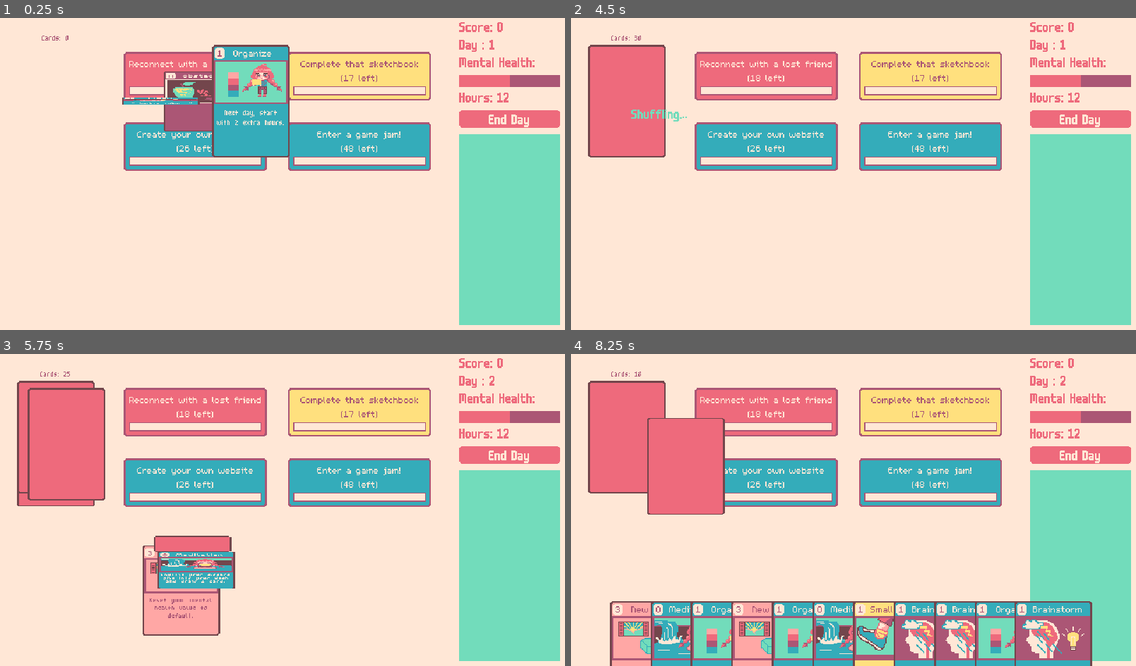
Above: before the commit, frames 1-4 (two rows, left to right).
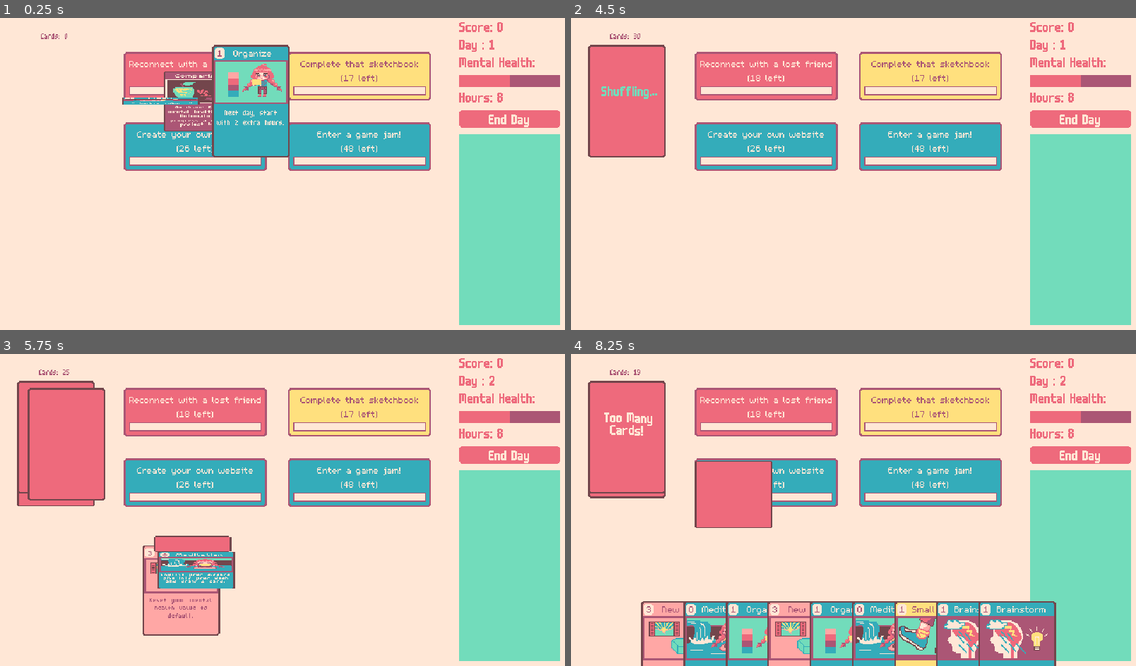
Above: after the commit, the same moments.

Repository: robert-brosh23/DeckbuilderGame
Game: Godot game, scene res://main.tscn
Two runs of this game, one before a commit and one after it. Both use one fixed random seed, a clock stepped at 60 frames per second and the inputs below.
Inputs (mouse positions are in pixels of both pictures, inside the frame that each line leads up to):
- Up to frame 1 (0.25 s): no input
- Up to frame 2 (4.5 s): click "End Day" at 0.5 s; click "End Day" at 1.25 s; click "End Day" at 2 s; move the mouse to (977, 155) at 2.77 s; click (977, 155) at 2.85 s; tap Q (draw_card) at 3.05, 3.6 s; move the mouse to (740, 186) at 3.52 s; click (740, 186) at 3.8 s; tap Enter at 4.25 s; move the mouse to (910, 102) at 4.27 s; click (910, 102) at 4.35 s
- Up to frame 3 (5.75 s): tap Q (draw_card) at 4.55 s; move the mouse to (254, 572) at 5.02 s; tap E (discard_card_from_deck) at 5.1 s; click (254, 572) at 5.3 s
- Up to frame 4 (8.25 s): move the mouse to (1023, 553) at 5.77 s; tap Q (draw_card) at 5.85, 7.55, 8.1 s; move the mouse to (684, 460) at 6.52 s; tap W (re_shuffle_deck) at 6.6 s; click (684, 460) at 6.8 s; move the mouse to (881, 506) at 7.27 s; click (881, 506) at 7.35 s; move the mouse to (768, 428) at 8.02 s

The runs differ from the first frame. In frame 1, 0.2% of the frame differs, in the area x 7-90%, y 4-35%; in frame 2, 0.4%; in frame 3, less than 0.1%; in frame 4, 18%, in the area x 3-93%, y 4-100%.

Commit message:
added draw effects, comparison, hand size

Diff:
--- a/card/card.gd
+++ b/card/card.gd
@@ -32,6 +32,7 @@
 var selected_font = FontFile
 var state: states = states.NOT_IN_HAND
 var promise_queue: PromiseQueue
+var projects_manager: ProjectsManager
 
 enum states {READY, NOT_IN_HAND, HOVERING, DRAGGING, PLAYING, RETURNING, PREVIEW_PICKING}
 
@@ -43,6 +44,7 @@
 
 func _ready() -> void:
 	game_manager = get_tree().get_first_node_in_group("game_manager")
+	projects_manager = get_tree().get_first_node_in_group("projects_manager")
 	animation_player.speed_scale = 1.0 / Globals.animation_speed_scale
 	apply_card_visual_faceup()
 	_set_card_data()
@@ -66,6 +68,10 @@
 
 ## Execute the card's specific played effect.
 func play_card_effect(target: Project) -> void:
+	var effect := card_data.effect_map[card_data.card_effect]
+	if effect == CardData.NO_EFFECT:
+		return
+
 	promise_queue.paused = true
 	if target == null:
 		await call(card_data.effect_map[card_data.card_effect])
@@ -73,6 +79,15 @@
 		await call(card_data.effect_map[card_data.card_effect], target)
 	promise_queue.paused = false
 
+func draw_card_effect() -> void:
+	var effect := card_data.draw_effect_map[card_data.card_effect]
+	if effect == CardData.NO_EFFECT:
+		return
+
+	promise_queue.paused = true
+	await call(card_data.draw_effect_map[card_data.card_effect])
+	promise_queue.paused = false
+
 func hover_card() -> void:
 	state = states.HOVERING
 	movement_tween_manager.tween_to_pos(self, Vector2(position.x, DEFAULT_POS_Y - SELECTED_CARD_Y_OFFSET), .1)
@@ -103,9 +118,6 @@
 func apply_card_visual_faceup() -> void:
 	if card_data == null:
 		return
-
-	if card_data.card_type == CardData.CARD_TYPE.SPIRIT:
-		pass
 
 	match card_data.card_type:
 		CardData.CARD_TYPE.TECH:
@@ -130,6 +142,14 @@
 	texture_label.texture = card_data.card_png
 	description_label.text = card_data.card_description
 	cost_label.text = str(card_data.card_cost)
+
+	if card_data.get_target_type() == CardData.target_type.UNPLAYABLE:
+		cost_panel_margin_container.visible = false
+	else:
+		cost_panel_margin_container.visible = true
+
+	description_label.add_theme_constant_override("line_spacing", card_data.desc_line_spacing)
+
 	_apply_spacer_container_margin()
 
 ## TECH CARD TYPE
@@ -242,3 +262,9 @@
 
 func _execute_small_step(target: Project):
 	target.add_step_and_progress()
+
+
+# DRAW EFFECTS
+func _draw_effect_comparison():
+	game_manager.mental_health -= 2
+	projects_manager.projects[randi() % projects_manager.projects.size()].progress(3)
--- a/card/card.tscn
+++ b/card/card.tscn
@@ -18,6 +18,7 @@
 card_type = 0
 card_effect = 0
 title_font = 1
+desc_line_spacing = -2
 card_title_offset = 8
 metadata/_custom_type_script = "uid://bevi4n8n1jvud"
 
--- a/card/card_data/card_data.gd
+++ b/card/card_data/card_data.gd
@@ -1,5 +1,7 @@
 class_name CardData
 extends Resource
+
+const NO_EFFECT := "NO_EFFECT"
 
 @export var card_name: String
 
@@ -15,6 +17,8 @@
 
 @export var title_font: CARD_FONT = CARD_FONT.FIVE_BY_SEVEN
 
+@export var desc_line_spacing := -2
+
 ## If the card title is too long, and overlapping the cost panel, increase this offset to move it off center.
 @export_range(0, 12) var card_title_offset := 0
 
@@ -24,7 +28,18 @@
 	CARD_EFFECT.ORGANIZE: "_execute_organize",
 	CARD_EFFECT.BRAIN_BLAST: "_execute_brain_blast",
 	CARD_EFFECT.CLEAN: "_execute_clean",
-	CARD_EFFECT.SMALL_STEP: "_execute_small_step"
+	CARD_EFFECT.SMALL_STEP: "_execute_small_step",
+	CARD_EFFECT.COMPARISON: NO_EFFECT
+}
+
+var draw_effect_map: Dictionary[CARD_EFFECT, String] = {
+	CARD_EFFECT.NEW_DAY: NO_EFFECT,
+	CARD_EFFECT.MEDITATION: NO_EFFECT,
+	CARD_EFFECT.ORGANIZE: NO_EFFECT,
+	CARD_EFFECT.BRAIN_BLAST: NO_EFFECT,
+	CARD_EFFECT.CLEAN: NO_EFFECT,
+	CARD_EFFECT.SMALL_STEP: NO_EFFECT,
+	CARD_EFFECT.COMPARISON: "_draw_effect_comparison"
 }
 
 var target_type_map: Dictionary[CARD_EFFECT, target_type] = {
@@ -33,7 +48,8 @@
 	CARD_EFFECT.ORGANIZE: target_type.ALL,
 	CARD_EFFECT.BRAIN_BLAST: target_type.ALL,
 	CARD_EFFECT.CLEAN: target_type.ALL,
-	CARD_EFFECT.SMALL_STEP: target_type.SINGLE
+	CARD_EFFECT.SMALL_STEP: target_type.SINGLE,
+	CARD_EFFECT.COMPARISON: target_type.UNPLAYABLE
 }
 
 var target_conditions_map: Dictionary[CARD_EFFECT, Array] = {
@@ -52,19 +68,26 @@
 	FIVE_BY_SEVEN
 }
 
+enum draw_effect {
+	NO_EFFECT,
+	COMPARISON
+}
+
 enum CARD_EFFECT {
 	NEW_DAY,
 	MEDITATION,
 	ORGANIZE,
 	BRAIN_BLAST,
 	CLEAN,
-	SMALL_STEP
+	SMALL_STEP,
+	COMPARISON
 }
 
 enum target_type {
 	SINGLE,
 	MULTI,
-	ALL
+	ALL,
+	UNPLAYABLE
 }
 
 func _project_not_creativity(project: Project):
--- /dev/null
+++ b/card/card_data/cards/obstacle/comparison.tres
@@ -0,0 +1,17 @@
+[gd_resource type="Resource" script_class="CardData" load_steps=3 format=3 uid="uid://ba5stqt0xy1qd"]
+
+[ext_resource type="Script" uid="uid://bevi4n8n1jvud" path="res://card/card_data/card_data.gd" id="1_4woh3"]
+[ext_resource type="Texture2D" uid="uid://757rgbcodfs" path="res://sprites/comparison.png" id="1_l0r8a"]
+
+[resource]
+script = ExtResource("1_4woh3")
+card_name = "Comparison"
+card_cost = -1
+card_png = ExtResource("1_l0r8a")
+card_description = "On draw: Reduce mental health by 2. Automatically progress a random project by 3"
+card_type = 3
+card_effect = 6
+title_font = 1
+desc_line_spacing = -4
+card_title_offset = 6
+metadata/_custom_type_script = "uid://bevi4n8n1jvud"
--- a/cards_controller/cards_controller.gd
+++ b/cards_controller/cards_controller.gd
@@ -65,10 +65,10 @@
 
 func _shuffle_deck() -> void:
 	await get_tree().create_timer(0.5).timeout
-	deck.shuffling_text.visible = true
+	deck.shuffling_label.visible = true
 	deck.shuffle_deck()
 	await get_tree().create_timer(1.0).timeout
-	deck.shuffling_text.visible = false
+	deck.shuffling_label.visible = false
 
 
 # HAND FUNCTIONS
--- a/deck/deck.gd
+++ b/deck/deck.gd
@@ -4,14 +4,15 @@
 const CARD_MOVEMENT_DURATION := 1.0
 
 @export var card_amount_label: Label
-@export var shuffling_text: RichTextLabel
+@export var shuffling_label: RichTextLabel
+@export var too_many_label: RichTextLabel
 
 var promise_queue: PromiseQueue
+var too_many_label_timer: SceneTreeTimer
 
 func _ready() -> void:
-	shuffling_text.visible = false
-	card_amount_label.global_position = global_position + Vector2(-44, -80)
-	shuffling_text.global_position = global_position
+	shuffling_label.visible = false
+	too_many_label.visible = false
 
 	_update_card_number_text()
 
@@ -37,6 +38,7 @@
 	_update_card_number_text()
 	_update_top_card_z_index()
 
+	card.draw_card_effect()
 	return card
 
 func shuffle_deck() -> void:
@@ -47,6 +49,13 @@
 		CardsCollection.cards_in_deck[j] = temp
 	_update_top_card_z_index()
 
+func show_too_many_label() -> void:
+	if !too_many_label_timer || too_many_label_timer.time_left == 0:
+		too_many_label_timer = get_tree().create_timer(1.0)
+		too_many_label.visible = true
+		too_many_label_timer.timeout.connect(func(): too_many_label.visible = false)
+	too_many_label_timer.time_left = 1.0
+
 func _update_card_number_text() -> void:
 	card_amount_label.text = "Cards: " + str(CardsCollection.cards_in_deck.size())
 
--- a/deck/deck.tscn
+++ b/deck/deck.tscn
@@ -4,32 +4,67 @@
 [ext_resource type="FontFile" uid="uid://c6lfcmqrq1huc" path="res://fonts/m3x6.ttf" id="2_rqbxk"]
 [ext_resource type="FontFile" uid="uid://b5jqc46nd8338" path="res://fonts/m6x11.ttf" id="3_pihgb"]
 
-[node name="Deck" type="Control" node_paths=PackedStringArray("card_amount_label", "shuffling_text") groups=["deck"]]
+[node name="Deck" type="Control" node_paths=PackedStringArray("card_amount_label", "shuffling_label", "too_many_label") groups=["deck"]]
+z_index = 1
 layout_mode = 3
 anchors_preset = 0
 script = ExtResource("1_rqbxk")
-card_amount_label = NodePath("CanvasLayer/CardAmountLabel")
-shuffling_text = NodePath("CanvasLayer/ShufflingText")
+card_amount_label = NodePath("CardAmountLabel")
+shuffling_label = NodePath("ShufflingText")
+too_many_label = NodePath("TooManyText")
 
-[node name="CanvasLayer" type="CanvasLayer" parent="."]
-
-[node name="CardAmountLabel" type="Label" parent="CanvasLayer"]
+[node name="CardAmountLabel" type="Label" parent="."]
 z_index = 2
-offset_right = 88.0
-offset_bottom = 15.0
+layout_mode = 1
+offset_left = -45.0
+offset_top = -82.0
+offset_right = 43.0
+offset_bottom = -67.0
 pivot_offset = Vector2(43, 0)
 theme_override_colors/font_color = Color(0.670588, 0.337255, 0.458824, 1)
 theme_override_fonts/font = ExtResource("2_rqbxk")
 text = "Cards"
 horizontal_alignment = 1
 
-[node name="ShufflingText" type="RichTextLabel" parent="CanvasLayer"]
+[node name="ShufflingText" type="RichTextLabel" parent="."]
 z_index = 5
-offset_right = 78.0
-offset_bottom = 29.0
+layout_mode = 1
+anchors_preset = 8
+anchor_left = 0.5
+anchor_top = 0.5
+anchor_right = 0.5
+anchor_bottom = 0.5
+offset_left = -34.0
+offset_top = -26.0
+offset_right = 44.0
+offset_bottom = 3.0
+grow_horizontal = 2
+grow_vertical = 2
 theme_override_colors/default_color = Color(0.447059, 0.862745, 0.733333, 1)
 theme_override_fonts/normal_font = ExtResource("3_pihgb")
 theme_override_font_sizes/normal_font_size = 16
 bbcode_enabled = true
 text = "[wave amp=20 freq 2] Shuffling... [/wave]"
 vertical_alignment = 1
+
+[node name="TooManyText" type="RichTextLabel" parent="."]
+z_index = 5
+layout_mode = 1
+anchors_preset = 8
+anchor_left = 0.5
+anchor_top = 0.5
+anchor_right = 0.5
+anchor_bottom = 0.5
+offset_left = -39.0
+offset_top = -33.0
+offset_right = 39.0
+offset_bottom = 3.0
+grow_horizontal = 2
+grow_vertical = 2
+theme_override_colors/default_color = Color(1, 0.905882, 0.839216, 1)
+theme_override_fonts/normal_font = ExtResource("3_pihgb")
+theme_override_font_sizes/normal_font_size = 16
+bbcode_enabled = true
+text = "[wave amp=20 freq 2] Too Many Cards![/wave]"
+horizontal_alignment = 1
+vertical_alignment = 1
--- a/game_manager/game_manager.gd
+++ b/game_manager/game_manager.gd
@@ -1,7 +1,7 @@
 # class_name GameManager
 extends Control
 
-const STARTING_HOURS := 12
+const STARTING_HOURS := 8
 
 @export var card_data_debug: Array[CardData]
 
@@ -41,4 +41,4 @@
 	hours = STARTING_HOURS
 	SignalBus.new_day_started.emit()
 	receiving_input = true
-	CardsController.enqueue_draw_multiple_cards(7)
+	CardsController.enqueue_draw_multiple_cards(5)
--- a/hand/hand.gd
+++ b/hand/hand.gd
@@ -5,6 +5,7 @@
 const DEFAULT_Y = 350
 const DEFAULT_CARD_SEPARATION = 150
 const HAND_BASE_Z_INDEX = 200
+const MAX_HAND_SIZE = 10
 
 @export var selecting_cards_container : PanelContainer
 @export var selecting_cards_label : Label
@@ -20,6 +21,7 @@
 var selected_cards : Array[Card] = []
 var max_selected: int
 var selection_conditions : Array[Callable]
+var deck: Deck
 
 enum states {READY, DRAGGING, SELECTING}
 
@@ -28,12 +30,19 @@
 	selecting_cards_container.visible = false
 	confirm_button.focus_mode = FOCUS_NONE
 	_update_hand()
+	deck = get_tree().get_first_node_in_group("deck")
 
 func _process(_delta: float) -> void:
 	_handle_input()
 
 func add_card(card: Card) -> void:
 	CardsCollection.cards_in_hand.append(card)
+	if CardsCollection.cards_in_hand.size() >= MAX_HAND_SIZE + 1:
+		print("Too many cards")
+		CardsController._discard_card_from_hand(card)
+		deck.show_too_many_label()
+		return
+
 	card.flip_card_up()
 	card.state = Card.states.READY
 	if not card.panel.mouse_exited.is_connected(_stop_hover_card):
@@ -135,6 +144,8 @@
 
 
 func _show_target_area(card: Card) -> void:
+	if card.card_data.get_target_type() == card.card_data.target_type.UNPLAYABLE:
+		return
 	var target_type := card.card_data.get_target_type()
 	if target_type == card.card_data.target_type.ALL:
 		projects_manager.enable_full_area_target()
--- a/main.tscn
+++ b/main.tscn
@@ -11,9 +11,9 @@
 [ext_resource type="Resource" uid="uid://c0wb7tjaoet3m" path="res://card/card_data/cards/wisdom/new_day.tres" id="8_5vw27"]
 [ext_resource type="Resource" uid="uid://dubw1i8dw6h3h" path="res://card/card_data/cards/logic/brain_blast.tres" id="8_efxa6"]
 [ext_resource type="Resource" uid="uid://brgue6g2tmhlw" path="res://card/card_data/cards/logic/clean.tres" id="8_ycdy4"]
-[ext_resource type="Texture2D" uid="uid://757rgbcodfs" path="res://sprites/comparison.png" id="9_w48qg"]
 [ext_resource type="PackedScene" uid="uid://bvnrpwbicsfub" path="res://discard_pile/discard_pile.tscn" id="10_4c57u"]
 [ext_resource type="PackedScene" uid="uid://csdmhd25lpc0t" path="res://game_manager/game_manager.tscn" id="10_efxa6"]
+[ext_resource type="Resource" uid="uid://ba5stqt0xy1qd" path="res://card/card_data/cards/obstacle/comparison.tres" id="10_getpj"]
 [ext_resource type="PackedScene" uid="uid://b4wue7nm8cfwk" path="res://projects/projects_manager/projects_manager.tscn" id="15_vivmo"]
 [ext_resource type="Script" uid="uid://b510bgcr8u41m" path="res://projects/project_data/project_resource.gd" id="16_82xsv"]
 [ext_resource type="Resource" uid="uid://sxdnxclkv1u6" path="res://projects/project_data/projects/reconnect.tres" id="17_82xsv"]
@@ -21,18 +21,6 @@
 [ext_resource type="Resource" uid="uid://clvm7tu0lnpu0" path="res://projects/project_data/projects/website.tres" id="19_ryguw"]
 [ext_resource type="Resource" uid="uid://k50od3v6deh" path="res://projects/project_data/projects/game_jam.tres" id="20_d13ii"]
 [ext_resource type="PackedScene" uid="uid://buiy7n2187wtc" path="res://ui/card_rewards_menu/card_rewards_menu.tscn" id="21_getpj"]
-
-[sub_resource type="Resource" id="Resource_vivmo"]
-script = ExtResource("4_4c57u")
-card_name = "obstacle"
-card_cost = 0
-card_png = ExtResource("9_w48qg")
-card_description = ""
-card_type = 3
-card_effect = 0
-title_font = 1
-card_title_offset = 0
-metadata/_custom_type_script = "uid://bevi4n8n1jvud"
 
 [node name="Main" type="Control" node_paths=PackedStringArray("deck", "hand", "discard_pile")]
 layout_mode = 3
@@ -72,7 +60,6 @@
 [node name="Camera2D" type="Camera2D" parent="."]
 
 [node name="Deck" parent="." instance=ExtResource("2_0xm2m")]
-z_index = -6
 offset_left = -257.0
 offset_top = -80.0
 offset_right = -257.0
@@ -96,7 +83,7 @@
 layout_mode = 1
 offset_left = 640.0
 offset_right = 640.0
-card_data_debug = Array[ExtResource("4_4c57u")]([ExtResource("8_ycdy4"), SubResource("Resource_vivmo"), ExtResource("6_efxa6"), ExtResource( …(636 unchanged characters)…
+card_data_debug = Array[ExtResource("4_4c57u")]([ExtResource("8_ycdy4"), ExtResource("10_getpj"), ExtResource("6_efxa6"), ExtResource( …(636 unchanged characters)…
 
 [node name="Mural" type="ColorRect" parent="."]
 z_index = -9
--- a/projects/project.gd
+++ b/projects/project.gd
@@ -42,6 +42,10 @@
 	projectStarted.emit()
 
 func progress(progress_amount: int):
+	# If it's already completed and currently clearing
+	if current_progress == template.targetProgress:
+		return
+
 	current_progress = clamp(current_progress + progress_amount, 0, template.targetProgress)
 	progress_bar.set_value(current_progress)
 	title_text.text = template.displayName + "\n(" + str(template.targetProgress - current_progress) + " left)"
Not shown: 1 places in main.tscn that only renumber resources
